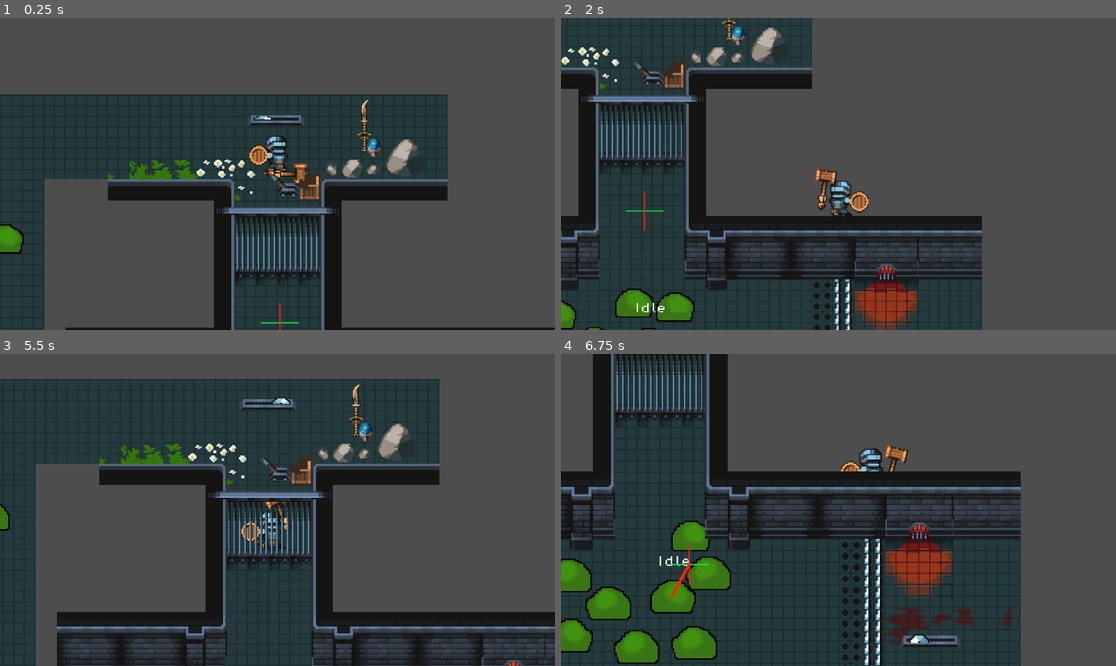
Above: before the commit, frames 1-4 (two rows, left to right).
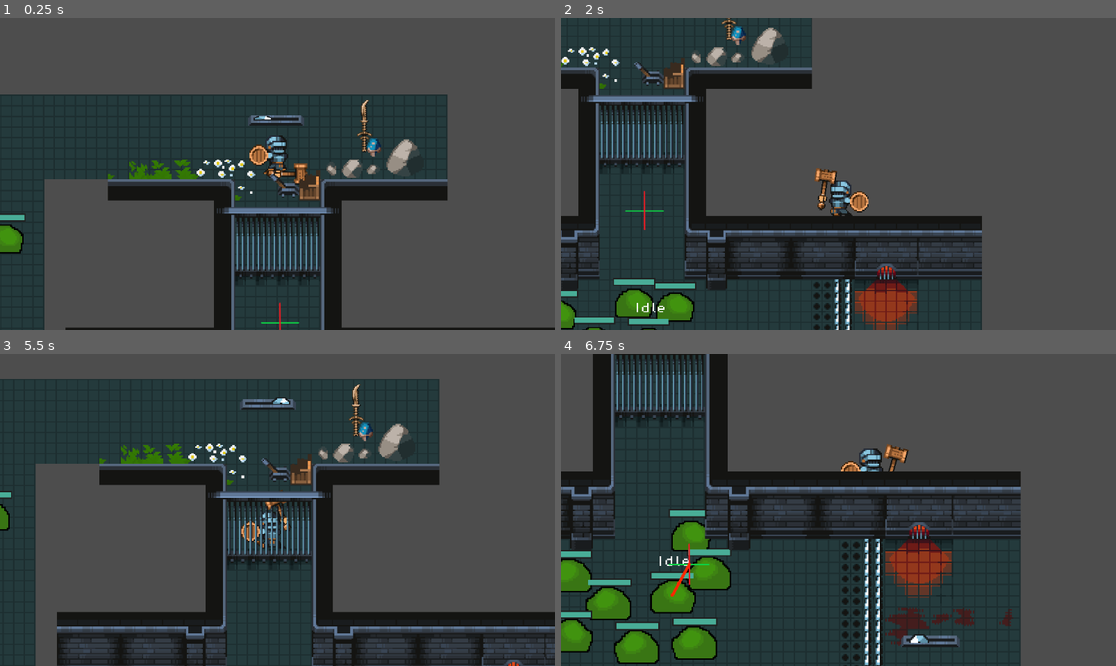
Above: after the commit, the same moments.

Repository: MG9442/GauntletGodot
Game: Godot game, scene res://Scenes/game.tscn
Same seed, same stepped clock (60 frames per second), same inputs: the game is played once before the commit and once after it.
Inputs (mouse positions are in pixels of both pictures, inside the frame that each line leads up to):
- Up to frame 1 (0.25 s): no input
- Up to frame 2 (2 s): move the mouse to (960, 158) at 0.52 s; hold D (PlayerMoveRight) 0.53-1.28 s; tap Mouse wheel up (CameraZoomIn) at 0.6 s; move the mouse to (727, 189) at 1.27 s; hold S (PlayerMoveDown) from 1.28 s (still down); tap Mouse wheel down (CameraZoomOut) at 1.35 s
- Up to frame 3 (5.5 s): move the mouse to (333, 441) at 2.02 s; release S (PlayerMoveDown) at 2.03 s; hold D (PlayerMoveRight) 2.03-2.78 s; click (333, 441) at 2.1 s; move the mouse to (249, 572) at 2.77 s; hold W (PlayerMoveUp) 2.78-3.53 s; right-click (249, 572) at 2.85 s; move the mouse to (444, 556) at 3.52 s; hold A (PlayerMoveLeft) 3.53-5.03 s; tap Mouse wheel up (CameraZoomIn) at 3.6 s; move the mouse to (111, 463) at 4.27 s; tap Mouse wheel down (CameraZoomOut) at 4.35 s; move the mouse to (305, 510) at 5.02 s; hold S (PlayerMoveDown) from 5.03 s (still down); click (305, 510) at 5.1 s
- Up to frame 4 (6.75 s): move the mouse to (755, 432) at 5.77 s; release S (PlayerMoveDown) at 5.78 s; hold D (PlayerMoveRight) 5.78-6.53 s; right-click (755, 432) at 5.85 s; move the mouse to (960, 494) at 6.52 s; hold W (PlayerMoveUp) from 6.53 s (still down); tap Mouse wheel up (CameraZoomIn) at 6.6 s

The runs differ from the first frame. In frame 1, 0.1% of the frame differs, in the area x 0-5%, y 62-66%; in frame 2, 0.7%; in frame 3, less than 0.1%; in frame 4, 1.3%, in the area x 0-31%, y 49-89%.

Commit message:
Added healthbar to Slime enemy

Diff:
--- a/Scenes/green_slime.tscn
+++ b/Scenes/green_slime.tscn
@@ -1,9 +1,10 @@
-[gd_scene load_steps=26 format=3 uid="uid://xlbwo2qvigic"]
+[gd_scene load_steps=27 format=3 uid="uid://xlbwo2qvigic"]
 
 [ext_resource type="Script" path="res://Scripts/GreenSlime.gd" id="1_ubwj8"]
 [ext_resource type="Texture2D" uid="uid://cvgn463kgv7rq" path="res://Assets/Enemy/Slimes/GreenSlime.png" id="2_kwug8"]
 [ext_resource type="PackedScene" uid="uid://27b58ccbhwqm" path="res://Scenes/Slimehurtbox.tscn" id="2_s87rm"]
 [ext_resource type="Script" path="res://Scenes/EnemyAnimationController.gd" id="2_yg4qh"]
+[ext_resource type="PackedScene" uid="uid://couhbe4vxen1x" path="res://Scenes/healthbar.tscn" id="3_61j7c"]
 [ext_resource type="FontFile" uid="uid://bdlny4blmesbp" path="res://Assets/fonts/PixelOperator8.ttf" id="3_y1sui"]
 [ext_resource type="Script" path="res://Scripts/StateMachine.gd" id="4_j4n2i"]
 [ext_resource type="Script" path="res://Scripts/enemy_wander_state.gd" id="5_crywh"]
@@ -298,6 +299,12 @@
 [node name="Hurtbox" parent="." node_paths=PackedStringArray("enemy") instance=ExtResource("2_s87rm")]
 collision_mask = 36
 enemy = NodePath("..")
+
+[node name="Healthbar" parent="." instance=ExtResource("3_61j7c")]
+offset_left = -15.0
+offset_top = -16.0
+offset_right = 15.0
+offset_bottom = -12.0
 
 [node name="AnimationController" type="Node2D" parent="."]
 script = ExtResource("2_yg4qh")
--- /dev/null
+++ b/Scenes/healthbar.tscn
@@ -0,0 +1,49 @@
+[gd_scene load_steps=6 format=3 uid="uid://couhbe4vxen1x"]
+
+[ext_resource type="Script" path="res://Scripts/Healthbar.gd" id="1_m7lxi"]
+
+[sub_resource type="StyleBoxEmpty" id="StyleBoxEmpty_7kp5k"]
+
+[sub_resource type="StyleBoxFlat" id="StyleBoxFlat_7e4m3"]
+bg_color = Color(0.28778, 0.679353, 0.592013, 1)
+
+[sub_resource type="StyleBoxFlat" id="StyleBoxFlat_bwd70"]
+bg_color = Color(0.125911, 0.125911, 0.125911, 1)
+expand_margin_left = 1.0
+expand_margin_top = 1.0
+expand_margin_right = 1.0
+expand_margin_bottom = 1.0
+shadow_color = Color(0, 0, 0, 0.27451)
+shadow_offset = Vector2(0, 1)
+
+[sub_resource type="StyleBoxFlat" id="StyleBoxFlat_8yylh"]
+bg_color = Color(0.903598, 0.903598, 0.903598, 1)
+
+[node name="Healthbar" type="ProgressBar"]
+z_index = 1
+offset_right = 240.0
+offset_bottom = 4.0
+theme_override_styles/background = SubResource("StyleBoxEmpty_7kp5k")
+theme_override_styles/fill = SubResource("StyleBoxFlat_7e4m3")
+value = 60.0
+show_percentage = false
+script = ExtResource("1_m7lxi")
+
+[node name="DamageBar" type="ProgressBar" parent="."]
+z_index = -1
+layout_mode = 1
+anchors_preset = 15
+anchor_right = 1.0
+anchor_bottom = 1.0
+grow_horizontal = 2
+grow_vertical = 2
+theme_override_styles/background = SubResource("StyleBoxFlat_bwd70")
+theme_override_styles/fill = SubResource("StyleBoxFlat_8yylh")
+value = 80.0
+show_percentage = false
+
+[node name="Timer" type="Timer" parent="."]
+wait_time = 0.4
+one_shot = true
+
+[connection signal="timeout" from="Timer" to="." method="_on_timer_timeout"]
--- a/Scripts/GreenSlime.gd
+++ b/Scripts/GreenSlime.gd
@@ -17,6 +17,8 @@
 @onready var navigation = $Navigation
 @onready var animation_controller = $AnimationController
 @onready var hurtbox = $Hurtbox
+@onready var healthbar = $Healthbar
+
 
 var Player_in_range : Node2D # Player body entered Detection
 var PlayerTarget : Node2D # Player in Range & LOS
@@ -26,7 +28,7 @@
 var TargetObject: Node2D # Used to track a player or object
 
 # Temporary placeholder for Stats
-var Health : float = 50
+var Health : float = 100
 
 # Called when the node enters the scene tree for the first time.
 func _ready():
@@ -34,8 +36,8 @@
 		debug_state.visible = true
 	debug_state.text = "Idle"
 
-	if hurtbox:
-		hurtbox.TakeDamage.connect(RecieveDmg)
+	hurtbox.TakeDamage.connect(RecieveDmg)
+	healthbar.init_health(Health)
 
 func _physics_process(_delta):
 	SetActiveTarget() # Examine player in range and check LOS, set PlayerTarget
@@ -97,5 +99,6 @@
 
 func RecieveDmg(damage : int):
 	Health -= damage
+	healthbar.health = Health
 	if Health <= 0:
 		queue_free()
--- /dev/null
+++ b/Scripts/Healthbar.gd
@@ -0,0 +1,34 @@
+extends ProgressBar
+
+@onready var timer = $Timer
+@onready var damage_bar = $DamageBar
+
+var health = 0 : set = _set_health
+
+# Setter function that gets called everytime the health value gets changed
+func _set_health(new_health):
+	var prev_health = health
+	health = min(max_value, new_health)
+	value = health
+
+	if health <= 0:
+		queue_free()
+
+	# Taking damage
+	if health < prev_health:
+		timer.start()
+	# Healing
+	else:
+		damage_bar.value = health
+
+# initialize the health bar values
+func init_health(_health):
+	health = _health
+	max_value = health
+	value = health
+	damage_bar.max_value = health
+	damage_bar.value = health
+
+# Used to catch
+func _on_timer_timeout():
+	damage_bar.value = health
